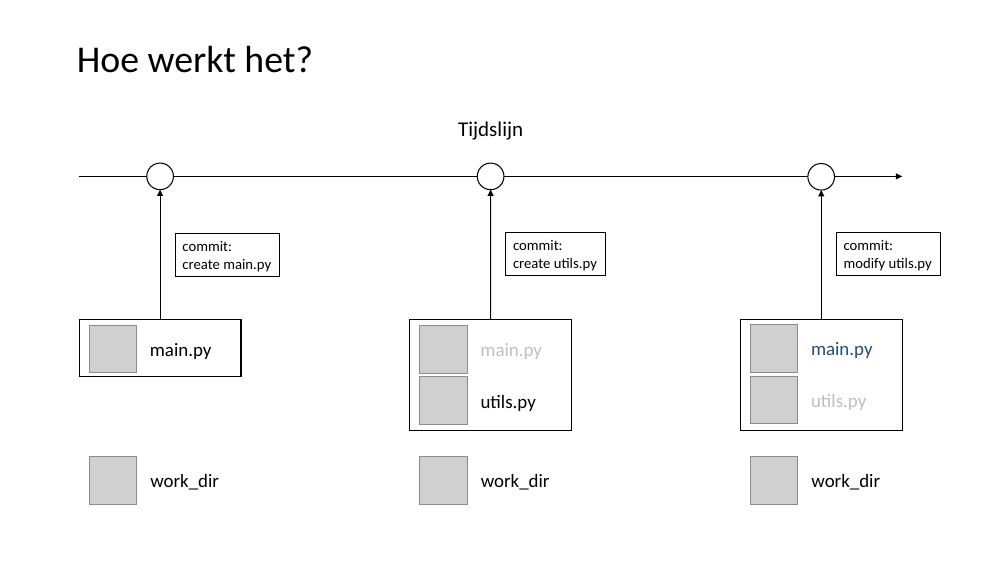
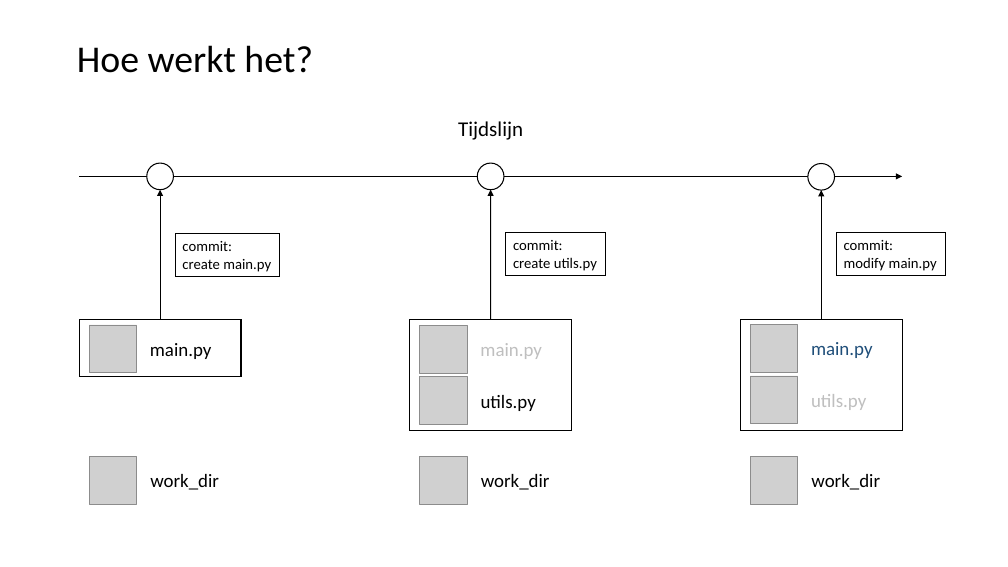
Before and after one commit to LFKoning/knowledge-sharing, a slide deck: slide 9 of git/1_basics/git_basic.pptx. Drawn at 1008x567 pixels with LibreOffice and Linux fonts; fonts in the diff are those of the drawing; grey boxes stand for pictures. Boxes give left, top, right and bottom in pixels: in the first picture for what was removed or moved away, otherwise in the second. Text is boxed around its words. In the diff, an @@ line names an element or a change of style, - is before the commit and + after.

```diff
--- a/git/1_basics/git_basic.pptx
+++ b/git/1_basics/git_basic.pptx
@@ rectangle "commit:": place and size @@
-rectangle "commit:" at <box>836,232,941,275</box>
+rectangle "commit:" at <box>836,232,945,275</box>
@@ text in rectangle at <box>844,258,937,271</box>: text changed @@
-modify utils.py
+modify main.py
```
Also in this commit, not shown: 5 other slides changed, 2 slides added, 2 other files.
